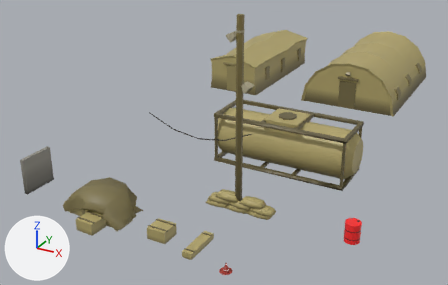
One commit to the FBX model Assets/Prefabs/Military Base Props/Model/Military Base Props.fbx: the scene before it, then after it.
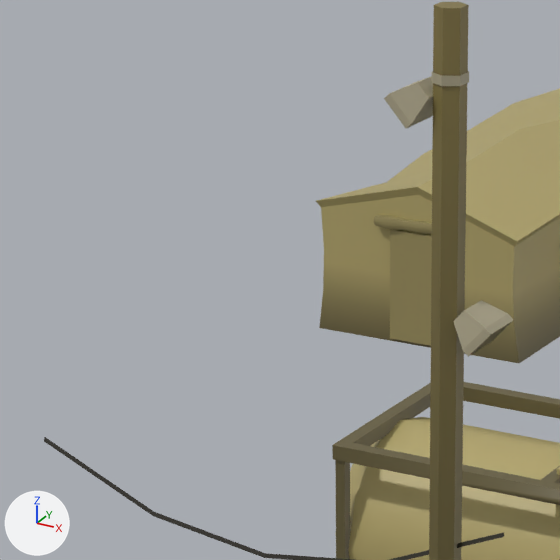
Each version appears first whole from a camera (50 mm lens) standing at (12.75, -24.72, 15.94) and looking at (-4.75, 7.11, 0.02), and next in a close-up on the part from 31% to 59% of the width and 5% to 49% of the height. The lights are fixed; the arrows at lower left show +X, +Y and +Z. Where no turn or scale is listed for an object, it has been applied to the vertices.

The older version as bpy lines, for what is in view:
```python
me_cable = bpy.data.meshes.new('Cable')
me_cable.from_pydata(...)  # 15 vertices, 12 faces; spans x 0.01..6.02, y -0.02..0.02, z -0.89..0.02
me_cable.materials.append(mat_material)  # picture img_military_base_props_png
me_fuel_tank_001 = bpy.data.meshes.new('Fuel Tank.001')
me_fuel_tank_001.from_pydata(...)  # 204 vertices, 160 faces; spans x -4.26..4.26, y -1.5..1.5, z 0.0..3.14
me_fuel_tank_001.materials.append(mat_material)  # picture img_military_base_props_png
me_tent_01 = bpy.data.meshes.new('Tent 01')
me_tent_01.from_pydata(...)  # 190 vertices, 154 faces; spans x -2.1..2.15, y -5.21..5.06, z 0.0..3.0
me_tent_01.materials.append(mat_material)  # picture img_military_base_props_png
ob_cable = bpy.data.objects.new('Cable', me_cable)
ob_cable.location = (-5.31, 0.0, 4.35)
ob_fuel_tank = bpy.data.objects.new('Fuel Tank', me_fuel_tank_001)
ob_fuel_tank.location = (0.0, 6.0, 0.0)
ob_tent_01 = bpy.data.objects.new('Tent 01', me_tent_01)
ob_tent_01.location = (-8.99, 21.26, 0.0)
# also in view: 'Post' at (0.01, 0.01, 5.0)
```
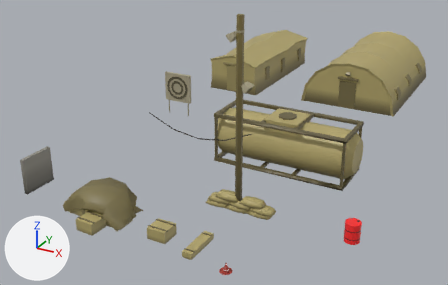
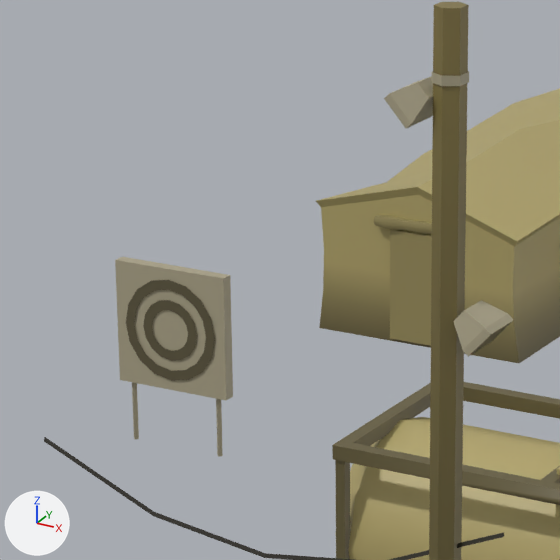
The change, as a diff of the scene's bpy script:
```diff
--- a/Assets/Prefabs/Military Base Props/Model/Military Base Props.fbx.py
+++ b/Assets/Prefabs/Military Base Props/Model/Military Base Props.fbx.py
@@ me_shoot_target @@
+me_shoot_target.from_pydata(...)  # 105 vertices, 50 faces; spans x -1.0..1.0, y -0.12..0.1, z 0.0..3.0
+me_shoot_target.materials.append(mat_material)  # picture img_military_base_props_png
@@ ob_shoot_target @@
+ob_shoot_target = bpy.data.objects.new('Shoot Target', me_shoot_target)
+ob_shoot_target.location = (-10.0, 10.0, 0.0)
```

What differs and where, as boxes [x1, y1, x2, y2] in the close-ups (560 x 560 px):
'Shoot Target', added (yellow)
    after: [115, 257, 233, 457]
